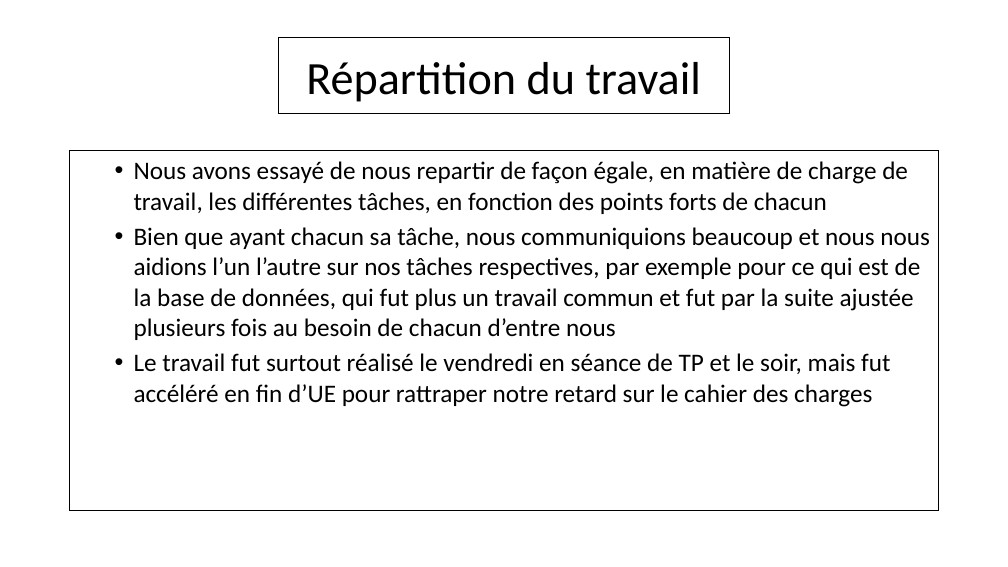
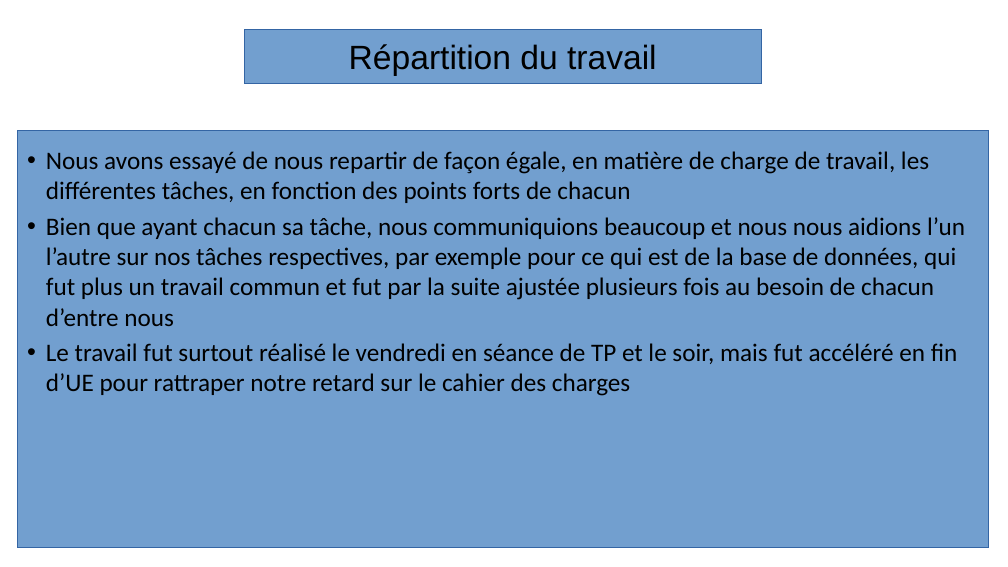
Before and after one commit to Ganti7/Carmania, a slide deck: slide 16 of documentation/diapo_PIA.odp (slide 12 before the commit). Drawn at 1008x567 pixels with LibreOffice and Linux fonts; fonts in the diff are those of the drawing; background and template pictures are left out. Boxes give left, top, right and bottom in pixels: in the first picture for what was removed or moved away, otherwise in the second. Text is boxed around its words. In the diff, an @@ line names an element or a change of style, - is before the commit and + after.

```diff
--- a/documentation/diapo_PIA.odp
+++ b/documentation/diapo_PIA.odp
@@ rectangle "Répartition du travail": place and size @@
-rectangle "Répartition du travail" at [278, 38, 730, 113]
+rectangle "Répartition du travail" at [244, 29, 762, 83]
@@ rectangle "Répartition du travail" at [244, 29, 762, 83]: size 44 to 32 pt, font Calibri to Arial; title to rectangle; fill #FFFFFF to #729FCF; outline #000000 0.99 pt to #3465A4 0 pt @@
@@ text "Nous avons essayé de nous ...": place and size @@
-text "Nous avons essayé de nous ..." at [70, 151, 939, 511]
+text "Nous avons essayé de nous ..." at [46, 151, 965, 396]
@@ text "Nous avons essayé de nous ..." at [46, 151, 965, 396]: fill #FFFFFF to none; outline #000000 0.99 pt to none @@
@@ rectangle added at [18, 131, 988, 547], fill #729FCF, outline #3465A4 0 pt @@
```
Also in this commit, not shown: 13 other slides changed, 4 slides added, 1 slide removed, 1 other file.
